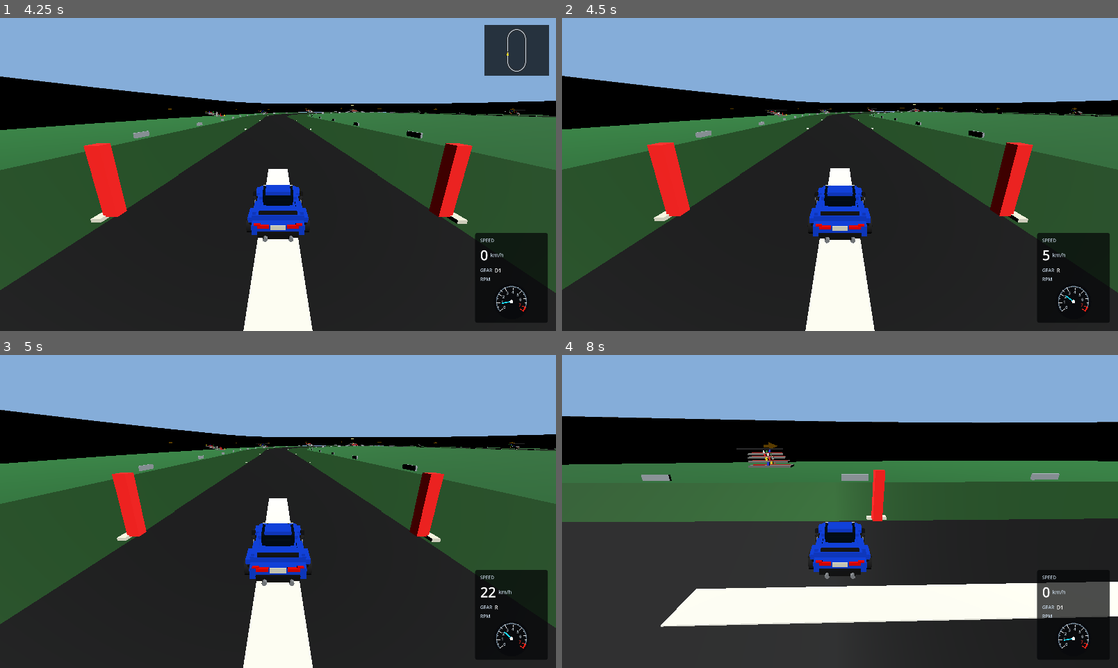
Above: before the commit, frames 1-4 (two rows, left to right).
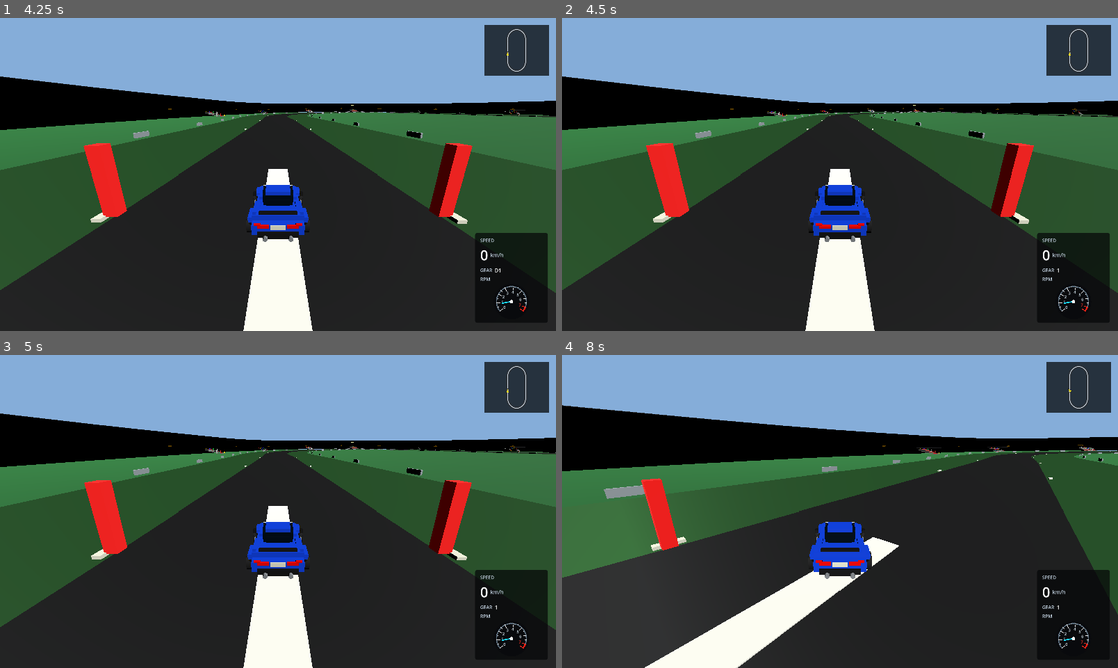
Above: after the commit, the same moments.

Repository: Dziuras98/car-game
Game: Godot game, scene res://scenes/startup.tscn
Two runs of this game, one before a commit and one after it. Both use one fixed random seed, a clock stepped at 60 frames per second and the inputs below.
Inputs:
- Up to frame 1 (4.25 s): click "Dowolny" at 0.5 s; click "Prosty owal" at 1.25 s; click "Nissan 370Z" at 2 s; click "370Z automat" at 2.75 s; hold Right (steer-right) from 3.53 s (still down); tap C (camera-back) at 3.6 s
- Up to frame 2 (4.5 s): tap Enter at 4.25 s; release Right (steer-right) at 4.28 s; hold Down (brake) from 4.28 s (still down); tap T (switch-car) at 4.35 s
- Up to frame 3 (5 s): keep holding Down (brake)
- Up to frame 4 (8 s): release Down (brake) at 5.03 s; hold Right (steer-right) 5.03-5.78 s; tap C (camera-back) at 5.1, 6.6 s; hold Up (accelerate) 5.78-6.53 s; tap T (switch-car) at 5.85, 7.35 s; hold Left (steer-left) from 6.53 s (still down)

Frame 1 is identical in both runs. In frame 2, 3.4% of the frame differs, in the area x 0-100%, y 2-99%; in frame 3, 11%; in frame 4, 33%, in the area x 0-100%, y 2-100%.

Commit message:
Apply catalog specs before car scene entry

Diff:
--- a/scripts/game/car_instance_factory.gd
+++ b/scripts/game/car_instance_factory.gd
@@ -11,8 +11,8 @@
 	available_car_variants: Array[CarVariantDefinition],
 	rng: RandomNumberGenerator
 ) -> void:
-	_available_cars = available_car_scenes
-	_available_variants = available_car_variants
+	_available_cars = available_car_scenes.duplicate()
+	_available_variants = available_car_variants.duplicate()
 	_rng = rng
 
 
@@ -27,10 +27,14 @@
 
 
 func instantiate_indexed_car(car_index: int) -> PlayerCarController:
+	if car_index < 0 or car_index >= get_available_count():
+		push_error("Car index %d is outside the configured factory range." % car_index)
+		return null
+
 	if not _available_variants.is_empty():
 		return _instantiate_variant(_available_variants[car_index])
 
-	return _instantiate_car(_available_cars[car_index])
+	return _instantiate_car(_available_cars[car_index], true)
 
 
 func instantiate_opponent_car() -> PlayerCarController:
@@ -49,28 +53,36 @@
 		if specs != null and specs.automatic_transmission_enabled:
 			automatic_variants.append(variant)
 
-	if not automatic_variants.is_empty():
-		return automatic_variants[_rng.randi_range(0, automatic_variants.size() - 1)]
+	var source: Array[CarVariantDefinition] = automatic_variants
+	if source.is_empty():
+		source = _available_variants
+	if source.is_empty():
+		return null
 
-	return _available_variants[_rng.randi_range(0, _available_variants.size() - 1)]
+	var selected_index: int = 0
+	if _rng != null:
+		selected_index = _rng.randi_range(0, source.size() - 1)
+	return source[selected_index]
 
 
 func _instantiate_automatic_fallback_car() -> PlayerCarController:
 	if _available_cars.is_empty():
 		return null
 
-	var start_index: int = _rng.randi_range(0, _available_cars.size() - 1)
+	var start_index: int = 0
+	if _rng != null:
+		start_index = _rng.randi_range(0, _available_cars.size() - 1)
 	for offset: int in range(_available_cars.size()):
 		var car_index: int = (start_index + offset) % _available_cars.size()
-		var candidate: PlayerCarController = _instantiate_car(_available_cars[car_index])
+		var candidate: PlayerCarController = _instantiate_car(_available_cars[car_index], true)
 		if candidate == null:
 			continue
-		if candidate.car_specs != null and candidate.car_specs.automatic_transmission_enabled:
+		if candidate.car_specs.automatic_transmission_enabled:
 			return candidate
 		candidate.queue_free()
 
 	push_warning("No fallback car scene provides automatic CarSpecs; using a random configured scene.")
-	return _instantiate_car(_available_cars[start_index])
+	return _instantiate_car(_available_cars[start_index], true)
 
 
 func _instantiate_variant(variant: CarVariantDefinition) -> PlayerCarController:
@@ -82,7 +94,9 @@
 		push_error("Car variant %s must provide CarSpecs." % str(variant.variant_id))
 		return null
 
-	var car_controller: PlayerCarController = _instantiate_car(variant.get_car_scene())
+	# Catalog data is authoritative. A reusable visual/controller scene may be
+	# intentionally unconfigured; assign the variant specs before tree entry.
+	var car_controller: PlayerCarController = _instantiate_car(variant.get_car_scene(), false)
 	if car_controller == null:
 		return null
 
@@ -90,7 +104,7 @@
 	return car_controller
 
 
-func _instantiate_car(car_scene: PackedScene) -> PlayerCarController:
+func _instantiate_car(car_scene: PackedScene, require_scene_specs: bool) -> PlayerCarController:
 	if car_scene == null:
 		return null
 
@@ -102,8 +116,8 @@
 		car_instance.queue_free()
 		return null
 
-	if car_controller.car_specs == null:
-		push_error("Car scene must provide a non-null CarSpecs resource.")
+	if require_scene_specs and car_controller.car_specs == null:
+		push_error("Fallback car scenes must provide a non-null CarSpecs resource.")
 		car_instance.queue_free()
 		return null
 
